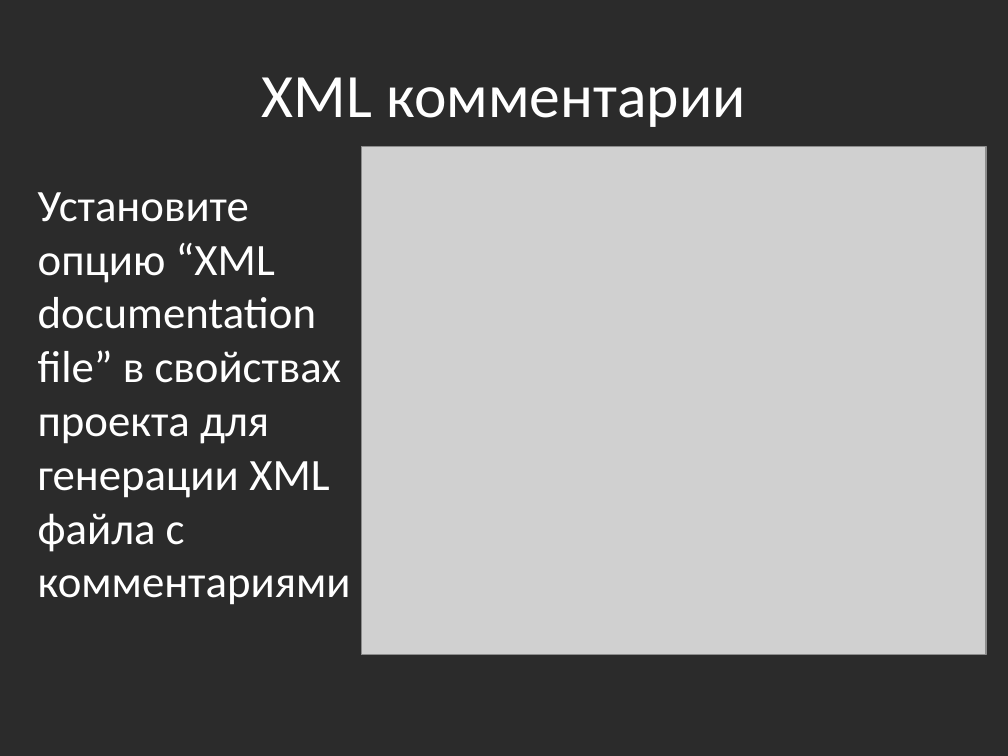
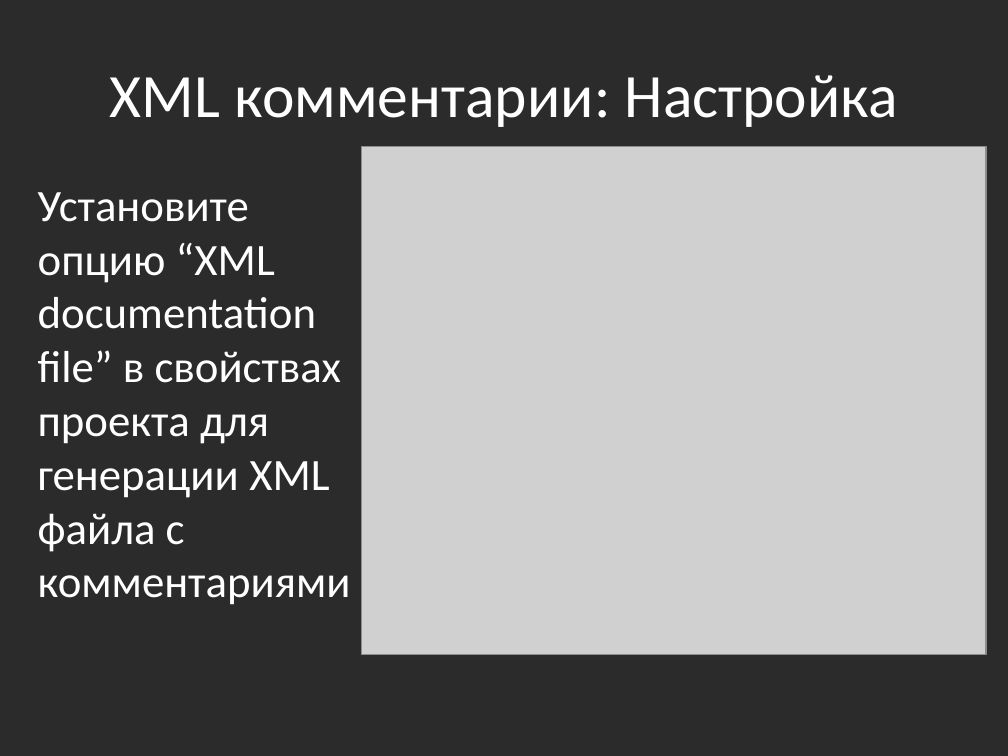
Before and after one commit to bazile/Training, a slide deck: slide 23 of Presentation/lesson-06-xml.pptx. Drawn at 1008x756 pixels with LibreOffice and Linux fonts; fonts in the diff are those of the drawing; grey boxes stand for pictures; background and template pictures are left out; a plain dark background stands for a picture behind light text. Boxes give left, top, right and bottom in pixels: in the first picture for what was removed or moved away, otherwise in the second. Text is boxed around its words. In the diff, an @@ line names an element or a change of style, - is before the commit and + after.

```diff
--- a/Presentation/lesson-06-xml.pptx
+++ b/Presentation/lesson-06-xml.pptx
@@ title at (110, 75, 898, 127): text changed @@
-XML комментарии
+XML комментарии: Настройка
```
Also in this commit, not shown: 1 slide added.
